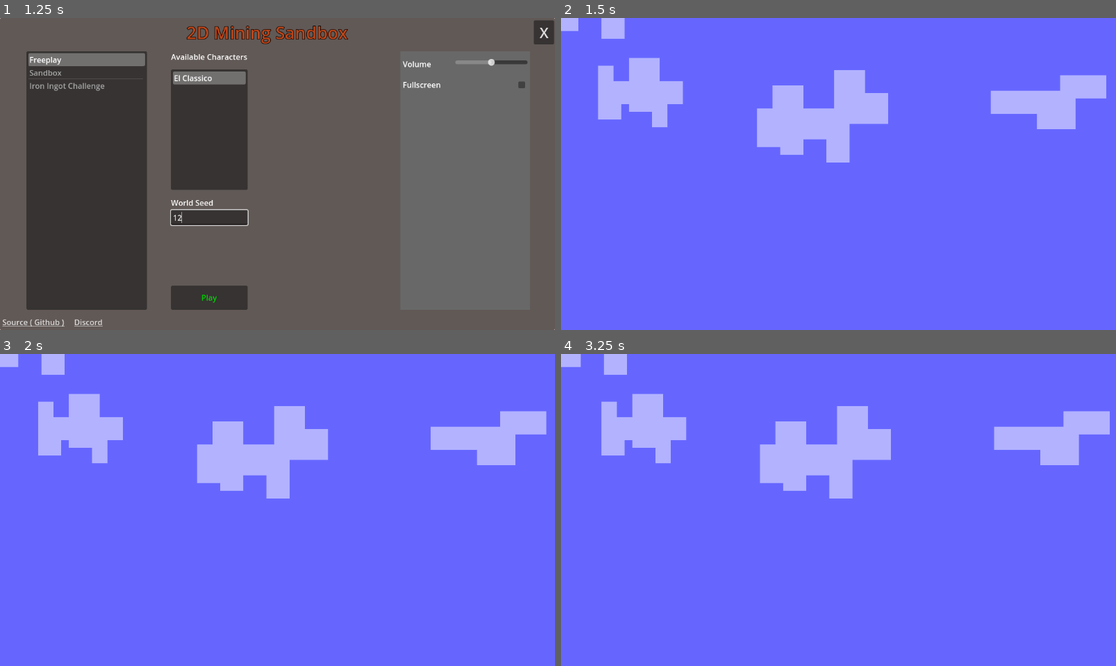
Above: before the commit, frames 1-4 (two rows, left to right).
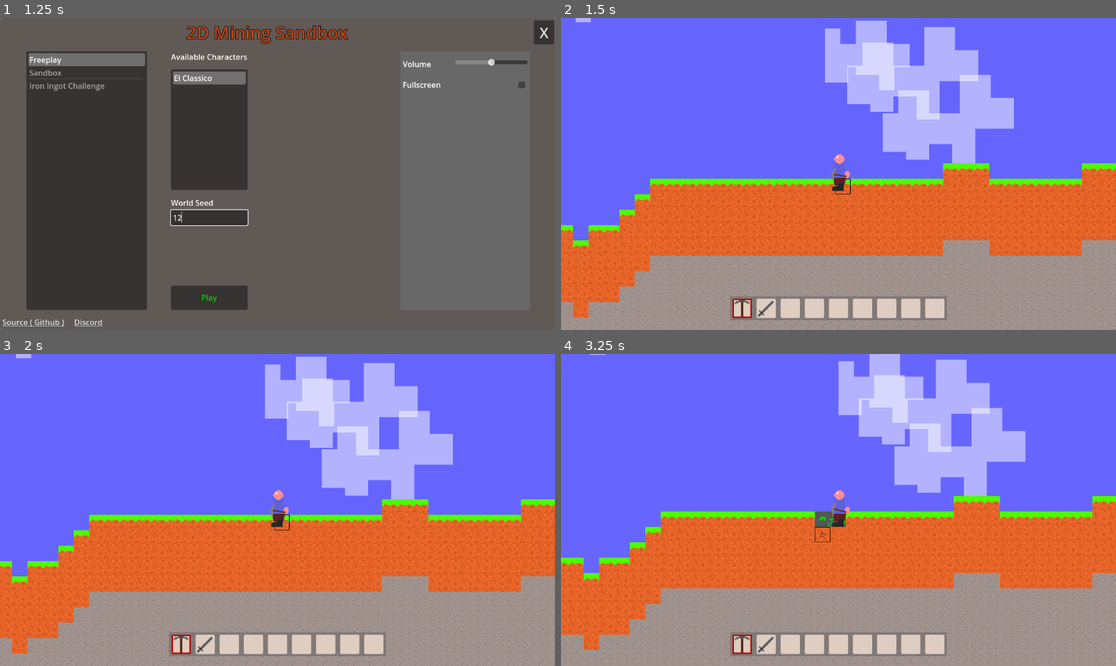
Above: after the commit, the same moments.

Repository: Griiimon/2D-Mining-Sandbox
Game: Godot game, scene res://game/startup.tscn
The game is run twice, just before and just after one commit, with the same random seed, the same clock (stepped at 60 frames per second) and the same inputs. The engine's default icon, where the game draws it, is replaced by a stand-in: a white triangle on a blue panel in a dark square.
Inputs (mouse positions are in pixels of both pictures, inside the frame that each line leads up to):
- Up to frame 1 (1.25 s): click (210, 217) at 0.52 s; type "12" at 0.6 s
- Up to frame 2 (1.5 s): click "Play" at 1.25 s
- Up to frame 3 (2 s): no input
- Up to frame 4 (3.25 s): tap Enter at 2 s; move the mouse to (960, 494) at 2.02 s; hold D (right) 2.03-2.75 s; click (960, 494) at 2.1 s; tap Space (jump) at 2.27 s; drag from (727, 525) to (810, 572) at 2.77 s

Frame 1 is identical in both runs. In frame 2, 63% of the frame differs, in the area x 0-100%, y 0-100%; in frame 3, 63%; in frame 4, 64%.
Error before the commit: Parse Error: Could not find type "MyWorldEnvironment" in the current scope. (res://game/world/world.gd:30)

Commit message:
dont auto initialize

Diff:
--- a/game/world/environment.gd
+++ b/game/world/environment.gd
@@ -1,3 +1,4 @@
+class_name MyWorldEnvironment
 extends Node
 
 @export var cloud_scene: PackedScene
@@ -5,7 +6,7 @@
 @onready var clouds = $Clouds
 
 
-func _ready():
+func init():
 	for i in 100:
 		var cloud: Cloud= cloud_scene.instantiate()
 		cloud.position= Vector2(randf_range(-5000, 5000), randf_range(-1000, -100))
